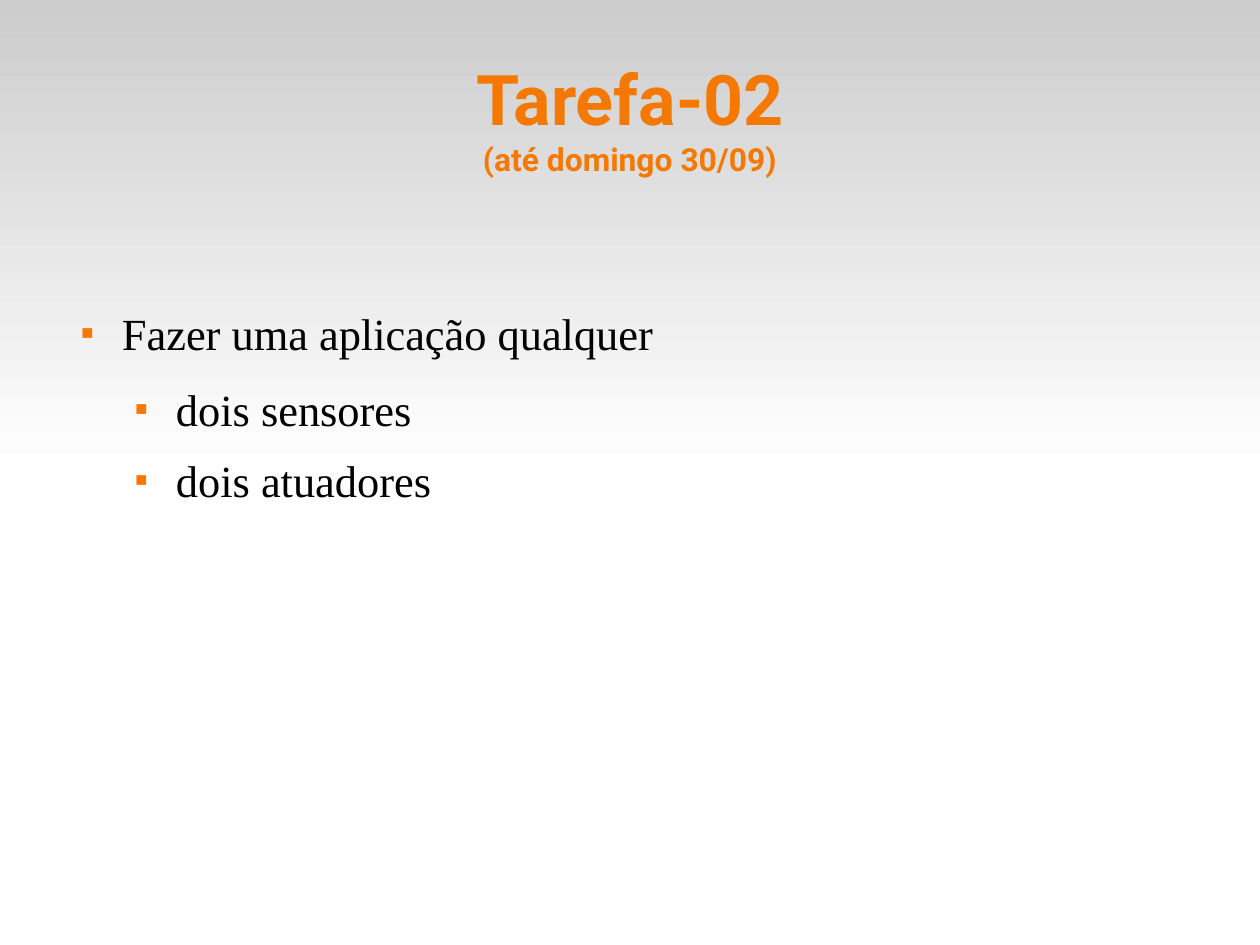
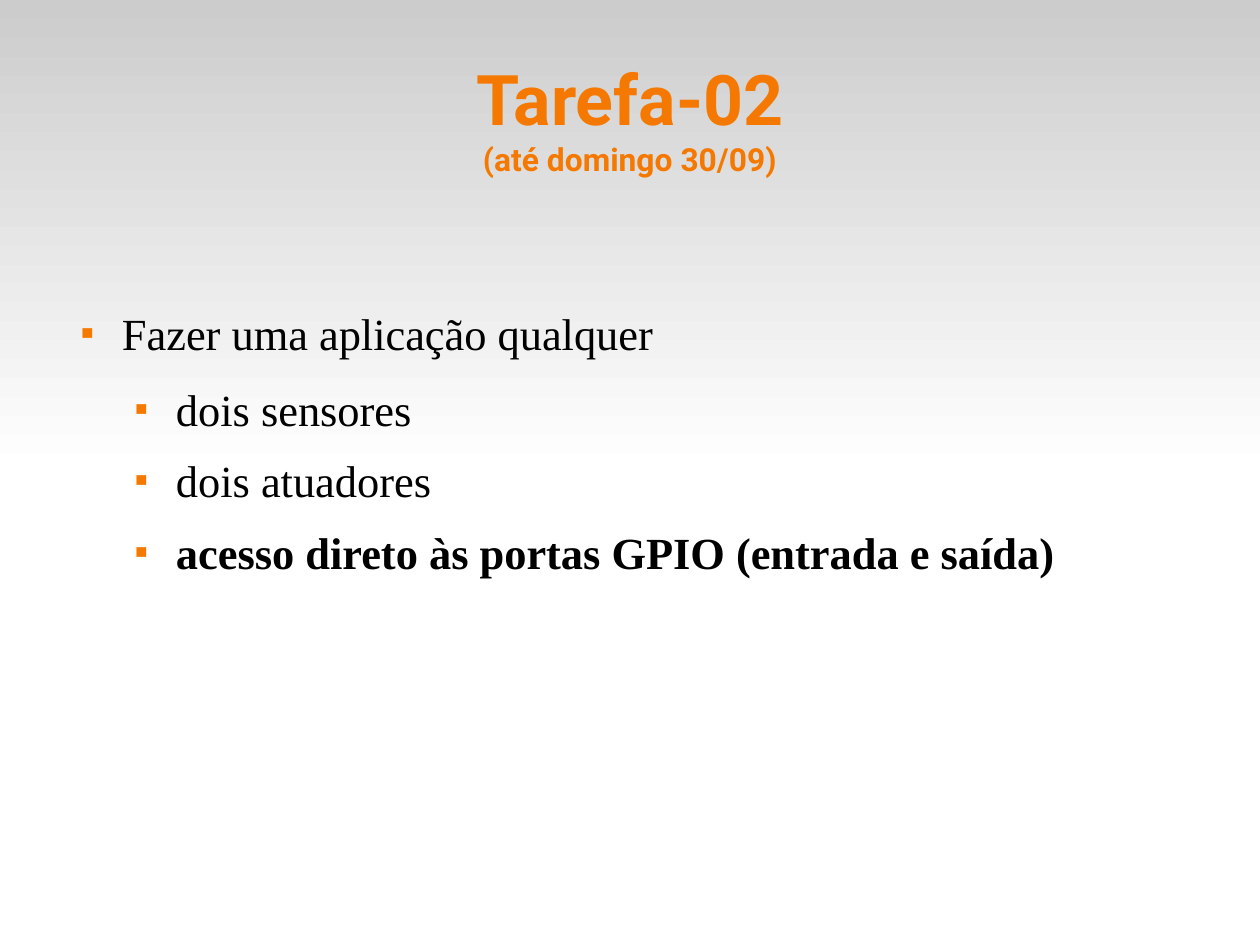
Before and after one commit to fsantanna-uerj/SE, a slide deck: slide 12 of Slides/se-00-intro.odp. Drawn at 1260x945 pixels with LibreOffice and Linux fonts; fonts in the diff are those of the drawing. Boxes give left, top, right and bottom in pixels: in the first picture for what was removed or moved away, otherwise in the second. Text is boxed around its words. In the diff, an @@ line names an element or a change of style, - is before the commit and + after.

```diff
--- a/Slides/se-00-intro.odp
+++ b/Slides/se-00-intro.odp
@@ text at (176,538,1054,578): paragraph added @@
+  ■ acesso direto às portas GPIO (entrada e saída)
```
Also in this commit, not shown: 1 other slide changed, 3 other files.
